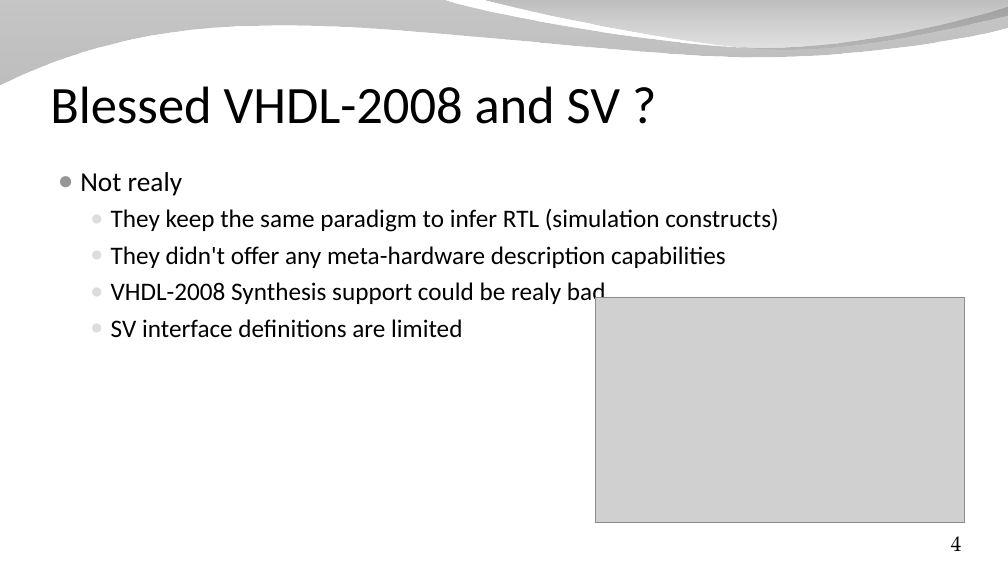
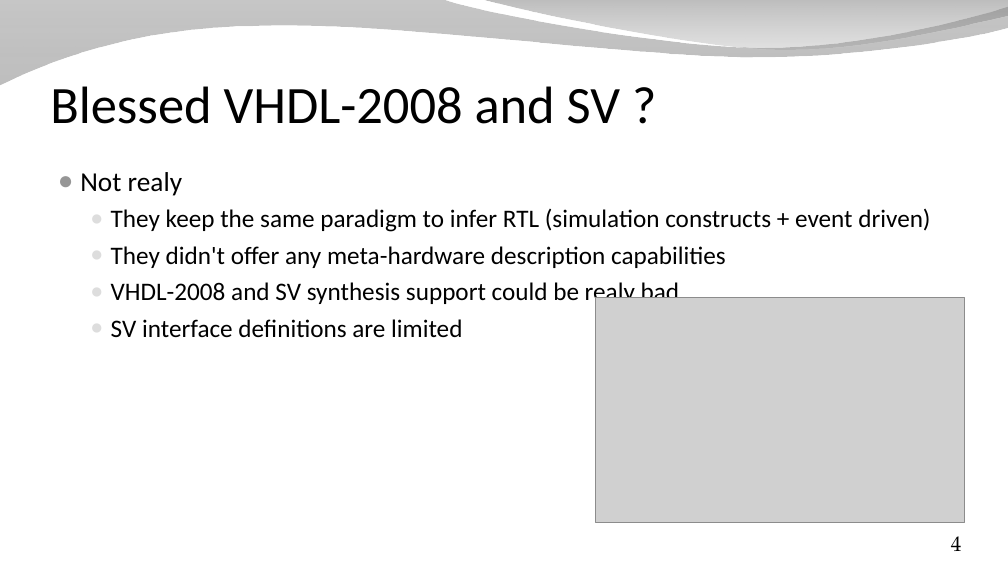
Before and after one commit to SpinalHDL/SpinalDoc, a slide deck: slide 4 of presentation/en/presentation_move_forward.odp. Drawn at 1008x567 pixels with LibreOffice and Linux fonts; fonts in the diff are those of the drawing; grey boxes stand for pictures; background and template pictures are left out. Boxes give left, top, right and bottom in pixels: in the first picture for what was removed or moved away, otherwise in the second. Text is boxed around its words. In the diff, an @@ line names an element or a change of style, - is before the commit and + after.

```diff
--- a/presentation/en/presentation_move_forward.odp
+++ b/presentation/en/presentation_move_forward.odp
@@ text at bbox=[111, 209, 930, 232]: text changed @@
-  ● They keep the same paradigm to infer RTL (simulation constructs)
+  ● They keep the same paradigm to infer RTL (simulation constructs + event driven)
@@ text at bbox=[111, 280, 680, 307]: text changed @@
-  ● VHDL-2008 Synthesis support could be realy bad
+  ● VHDL-2008 and SV synthesis support could be realy bad
```
Also in this commit, not shown: 3 other slides changed, 2 slides added, 7 slides removed, 1 other file.
